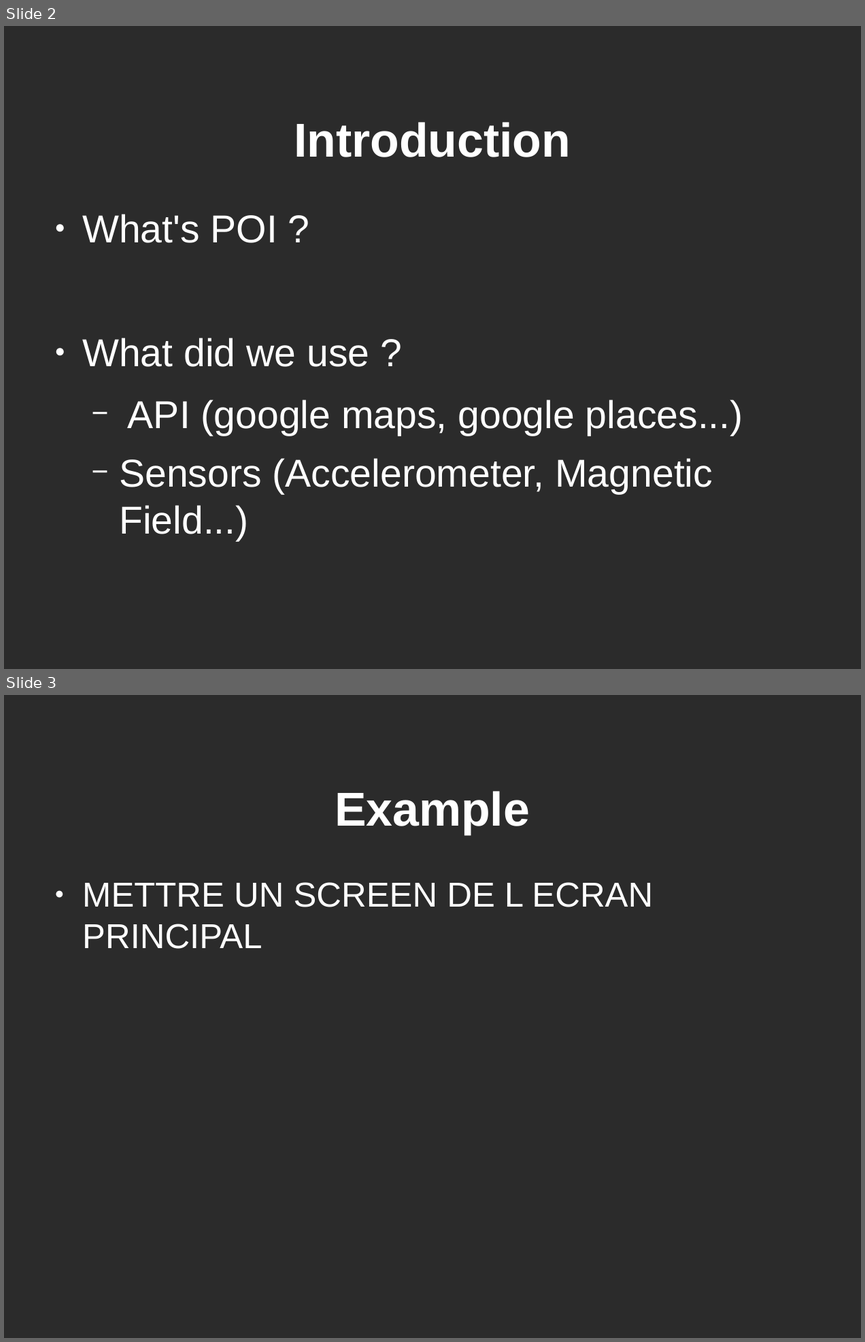
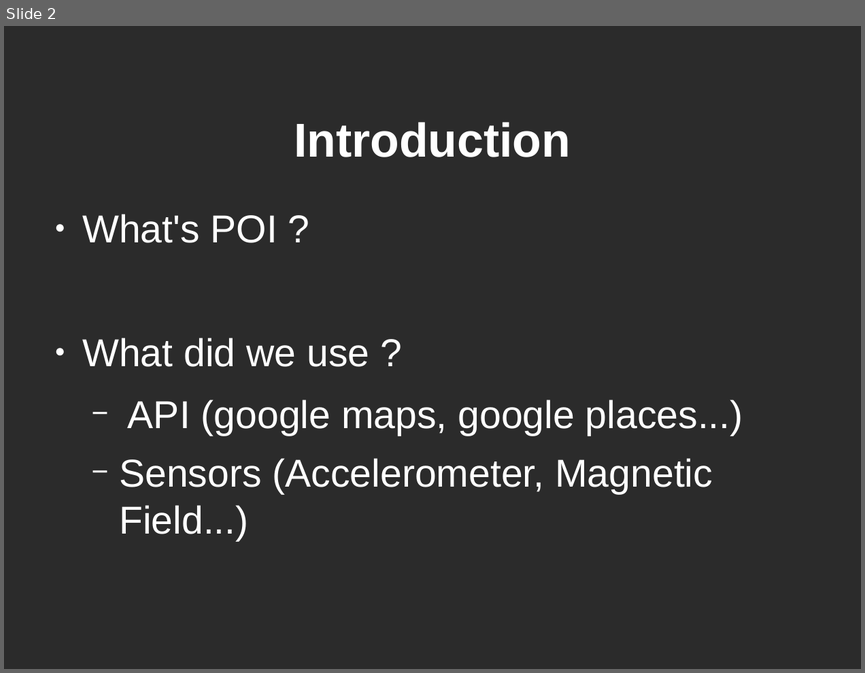
Before and after one commit to dducry/POI, a slide deck: presentationProjetSMS.odp. Shown one above the other, each under a label of ours: slides 2 and 3 before the commit, slide 2 after it. The pictures are 865x1342 and 865x673 pixels, drawn with LibreOffice and Linux fonts; fonts in the diff are those of the drawing; background and template pictures are left out; a plain dark background stands for a picture behind light text. Boxes give left, top, right and bottom in pixels: in the first picture for what was removed or moved away, otherwise in the second. Text is boxed around its words. In the diff, an @@ line names an element or a change of style, - is before the commit and + after.

```diff
--- a/presentationProjetSMS.odp
+++ b/presentationProjetSMS.odp
@@ slide 3 removed at [4,695,861,1338], background picture (left out) @@
@@ title removed at [334,791,530,834] @@
-Example
@@ text removed at [82,882,653,949] @@
-● METTRE UN SCREEN DE L ECRAN PRINCIPAL
```
Also in this commit, not shown: 6 slides changed, 2 slides added, 1 other slide removed, 1 other file.
